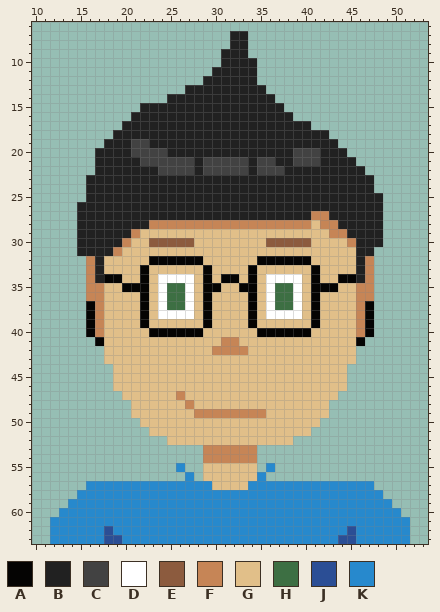
Two versions of one pixel-art file, LD-45/Assets/Images/mainchara.ase. The picture above was drawn from the file before the commit.
64x64 pixels, 1 frame. Colours within 5 levels of each other are drawn and written as one. Shown: x 10..53, y 6..63.
Visible layers, top first: "Layer 2", "Layer 1".
Palette (. is transparent): A #050403  B #212121  C #424242  D #ffffff  E #8c5b3e  F #c68556  G #e1bf89  H #3d6f43  J #2b4e95  K #2789cd
Pixels before (only the part around the change), first column x 14:
51 .........GGGGGGGGGGGGGGGGGG.........
52 ...........GGGGGGGGGGGGGG...........
53 ...............FFFFFF...............
54 ...............FFFFFF...............
55 ............K..GGGGGG.K.............
56 .............K.GGGGGGK..............
57 ..KKKKKKKKKKKKKKGGGGKKKKKKKKKKKKKK..
58 .KKKKKKKKKKKKKKKKKKKKKKKKKKKKKKKKKK.
59 KKKKKKKKKKKKKKKKKKKKKKKKKKKKKKKKKKKK
60 KKKKKKKKKKKKKKKKKKKKKKKKKKKKKKKKKKKK
61 KKKKKKKKKKKKKKKKKKKKKKKKKKKKKKKKKKKK
62 KKKKJKKKKKKKKKKKKKKKKKKKKKKKKKKJKKKK
63 KKKKJJKKKKKKKKKKKKKKKKKKKKKKKKJJKKKK
Now the later version:
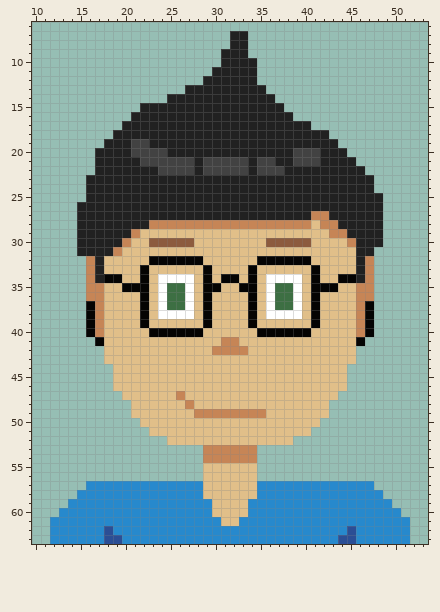
What changed:
{"where": "layer \"Layer 1\""}
{"y":55,"x":26,"old":"K","new":"."}
{"y":55,"x":36,"old":"K","new":"."}
{"y":56,"x":27,"old":"K","new":"."}
{"y":56,"x":35,"old":"K","new":"."}
{"y":57,"x":29,"old":"K","new":"G"}
{"y":57,"x":34,"old":"K","new":"G"}
{"y":58,"x":29,"old":"KKKKKK","new":"GGGGGG"}
{"y":59,"x":30,"old":"KKKK","new":"GGGG"}
{"y":60,"x":30,"old":"KKKK","new":"GGGG"}
{"y":61,"x":31,"old":"KK","new":"GG"}
